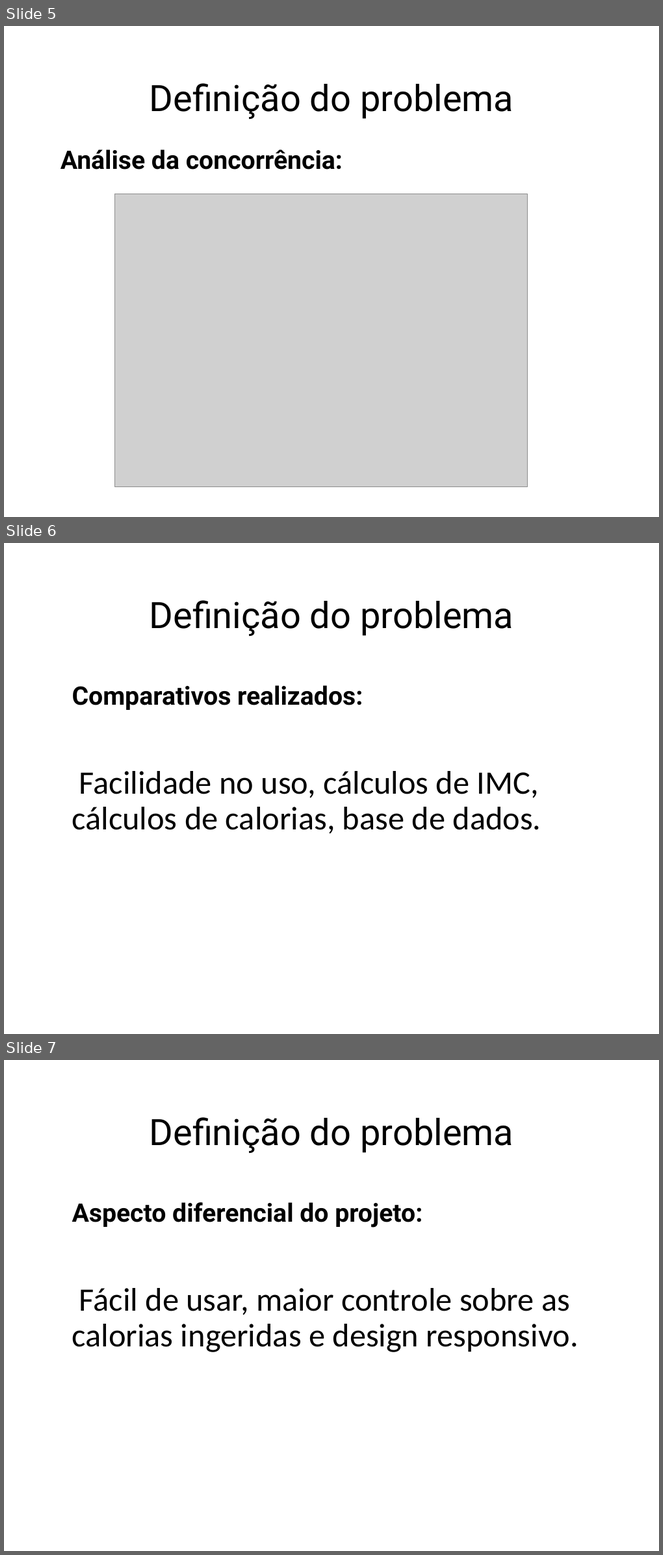
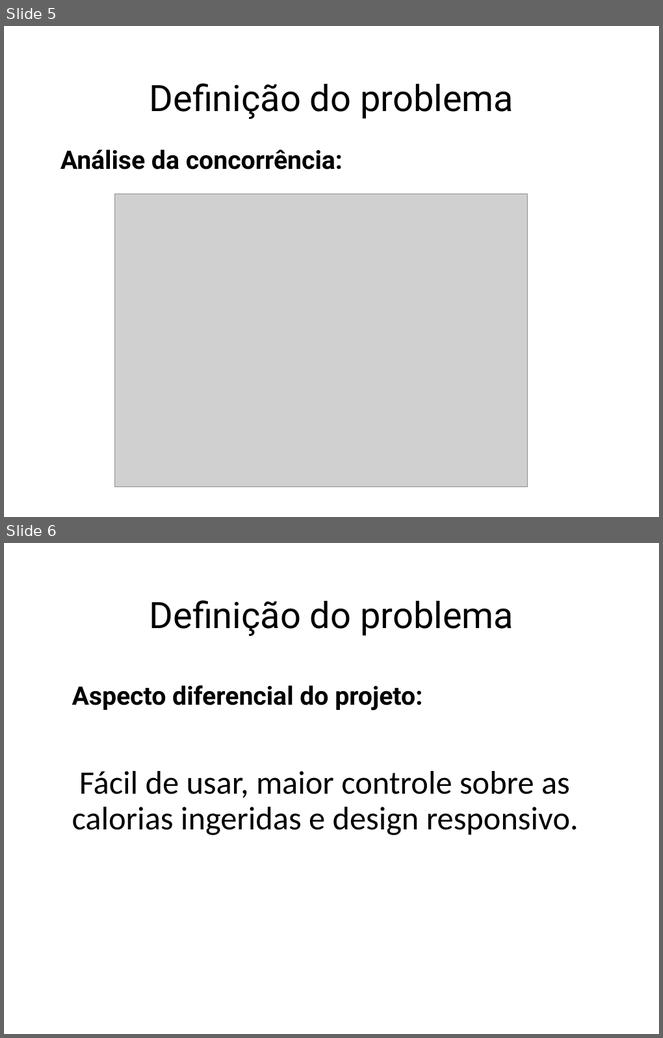
Before and after one commit to LeonDias1989/Kcal-Control, a slide deck: Kcal Control.pptx. Shown one above the other, each under a label of ours: slides 5, 6 and 7 before the commit, slides 5 and 6 after it. The pictures are 663x1555 and 663x1038 pixels, drawn with LibreOffice and Linux fonts; fonts in the diff are those of the drawing; grey boxes stand for pictures. Boxes give left, top, right and bottom in pixels: in the first picture for what was removed or moved away, otherwise in the second. Text is boxed around its words. In the diff, an @@ line names an element or a change of style, - is before the commit and + after.

```diff
--- a/Kcal Control.pptx
+++ b/Kcal Control.pptx
@@ slide 6 removed at [4,543,659,1034], background #FFFFFF @@
@@ title removed at [150,600,514,636] @@
-Definição do problema
@@ text removed at [72,685,542,834] @@
-Comparativos realizados:
-Facilidade no uso, cálculos de IMC, cálculos de calorias, base de dados.
@@ what was slide 7 is now slide 6 @@
```
Also in this commit, not shown: 4 slides changed, 2 other slides removed, 6 other files.
